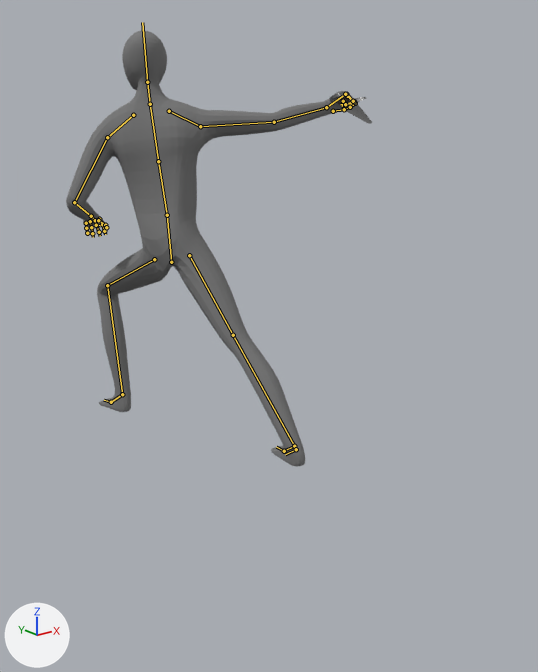
One commit to the Blender file IvoryKeep/res/item/weapon/melee/broadsword/broadsword_moveset.blend: the scene before it, then after it.
Rendered twice from a 50 mm camera at (-1.51, -1.59, 1.29) aimed at (0.12, 0.44, 0.48). The lights are fixed; the arrows at lower left show +X, +Y and +Z. Both versions are drawn at frame 10 of the action 'attack_light2'; the numbers are the values there. The bones that bend it are drawn over the model as lines.
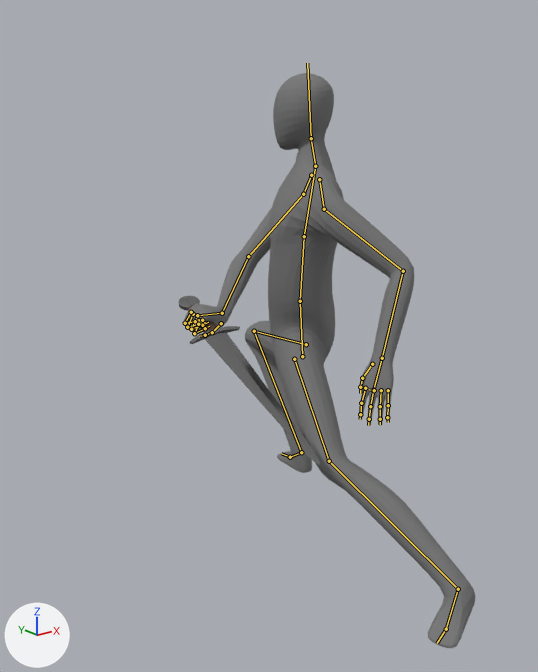
Location of each change, (x1, y1, x2, y2) in pixels of the pictures (538 x 672 px):
'Cube', posed (32% taller): before (66, 30, 356, 466); after (183, 73, 475, 648)
'Cylinder', posed (230% wider, 415% taller): before (330, 92, 372, 124); after (179, 296, 320, 465)
bone 'Hips', root to tip: before (171, 262) to (167, 215); after (302, 356) to (300, 301)
bone 'Chest', root to tip: before (158, 161) to (150, 104); after (304, 236) to (315, 166)
bone 'Neck', root to tip: before (150, 104) to (147, 82); after (315, 166) to (311, 138)
bone 'Toes.L', root to tip: before (111, 402) to (104, 400); after (446, 629) to (437, 643)
bone 'LegIK.L', root to tip: before (122, 394) to (111, 402); after (458, 589) to (446, 629)
bone 'LegIK.R', root to tip: before (296, 449) to (285, 454); after (301, 452) to (290, 457)

The change in detail:
Bone 'Root' (bone_root) moves from (0.0, 0.0, 0.909) to (0.0, 0.0, 0.122).
Bone 'PoleTarget.L' (bone_poletarget_l) moves from (0.0, 0.0, 0.0) to (-0.317, -0.813, -0.432).
Bone 'Hips' (bone_hips) moves from (0.0, -0.202, 0.013) to (0.0, -0.386, 0.026).
Bone 'Hips' (bone_hips) turns from (19, -56, -12) to (-1, 35, -2) degrees about its own x, y and z.
Bone 'Chest' (bone_chest) turns from (1, 20, 3) to (1, 23, 4) degrees about its own x, y and z.
Bone 'Neck' (bone_neck) turns from (-11, 20, -3) to (-3, -35, 8) degrees about its own x, y and z.
Bone 'ElbowIK.R' (bone_elbowik_r) moves from (0.134, -0.319, 0.059) to (-0.072, -0.848, -0.032).
Bone 'HandIK.L' (bone_handik_l) moves from (-0.08, -0.144, 0.153) to (-0.111, -0.147, -0.173).
Bone 'HandIK.L' (bone_handik_l) turns from (69, 26, 46) to (-2, 19, 0) degrees about its own x, y and z.
Bone 'HandIK.R' (bone_handik_r) moves from (0.542, -0.243, 0.115) to (-0.308, -0.284, 0.33).
Bone 'HandIK.R' (bone_handik_r) turns from (-9, -32, -84) to (115, -7, -71) degrees about its own x, y and z.
Bone 'Toes.L' (bone_toes_l) turns from (0, 0, 0) to (18, 2, 15) degrees about its own x, y and z.
Bone 'LegIK.L' (bone_legik_l) moves from (0.159, 0.991, -0.696) to (-0.1, -0.49, 0.294).
Bone 'LegIK.L' (bone_legik_l) turns from (0, 0, 0) to (83, -24, -88) degrees about its own x, y and z.
Bone 'LegIK.R' (bone_legik_r) moves from (-0.049, 0.279, -0.188) to (-0.045, 0.255, -0.171).
Bone 'LegIK.R' (bone_legik_r) turns from (1, 1, 2) to (0, 0, 0) degrees about its own x, y and z.
